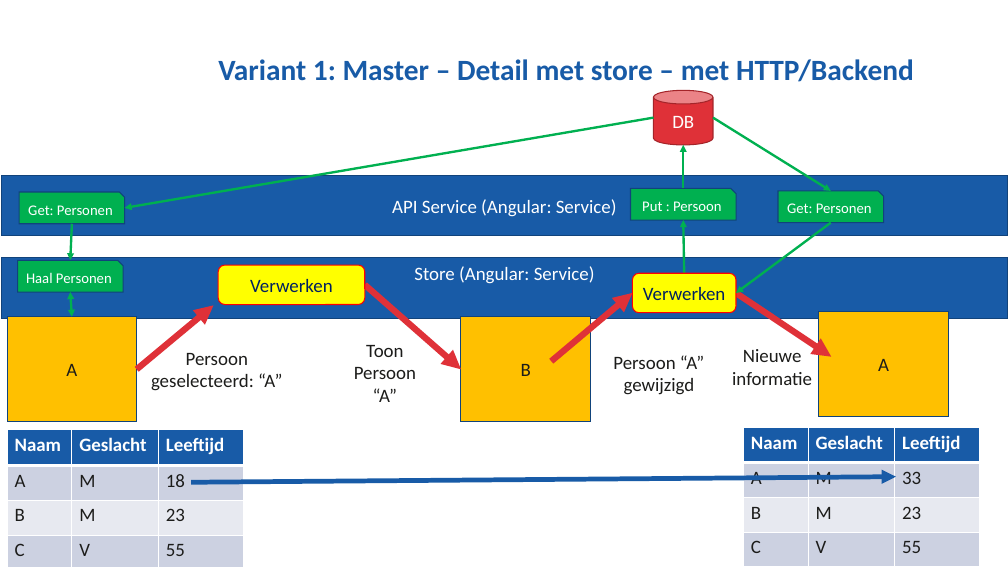
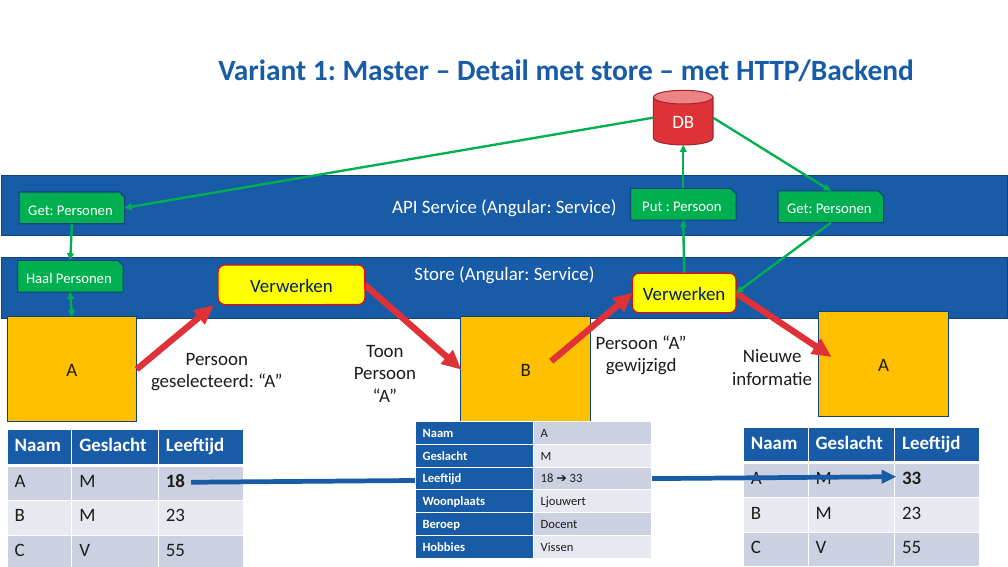
Before and after one commit to NHLStenden/Flex-WebDevelopment-FrontEndDevelopment, a slide deck: slide 44 of Presentatie/Front-End Development.pptx. Drawn at 1008x567 pixels with LibreOffice and Linux fonts; fonts in the diff are those of the drawing; background and template pictures are left out. Boxes give left, top, right and bottom in pixels: in the first picture for what was removed or moved away, otherwise in the second. Text is boxed around its words. In the diff, an @@ line names an element or a change of style, - is before the commit and + after.

```diff
--- a/Presentatie/Front-End Development.pptx
+++ b/Presentatie/Front-End Development.pptx
@@ text "Persoon “A” gewijzigd": place and size @@
-text "Persoon “A” gewijzigd" at [613, 355, 704, 395]
+text "Persoon “A” gewijzigd" at [596, 335, 686, 375]
@@ table added at [415, 422, 651, 558], 6 rows, 2 columns @@
+Naam | A
+Geslacht | M
+Leeftijd | 18 ➔ 33
+Woonplaats | Ljouwert
+Beroep | Docent
+Hobbies | Vissen
@@ table at [743, 428, 980, 567] @@
@@ bold on in "33" @@
```
Also in this commit, not shown: 1 other slide changed, 2 slides added, 8 other files.
